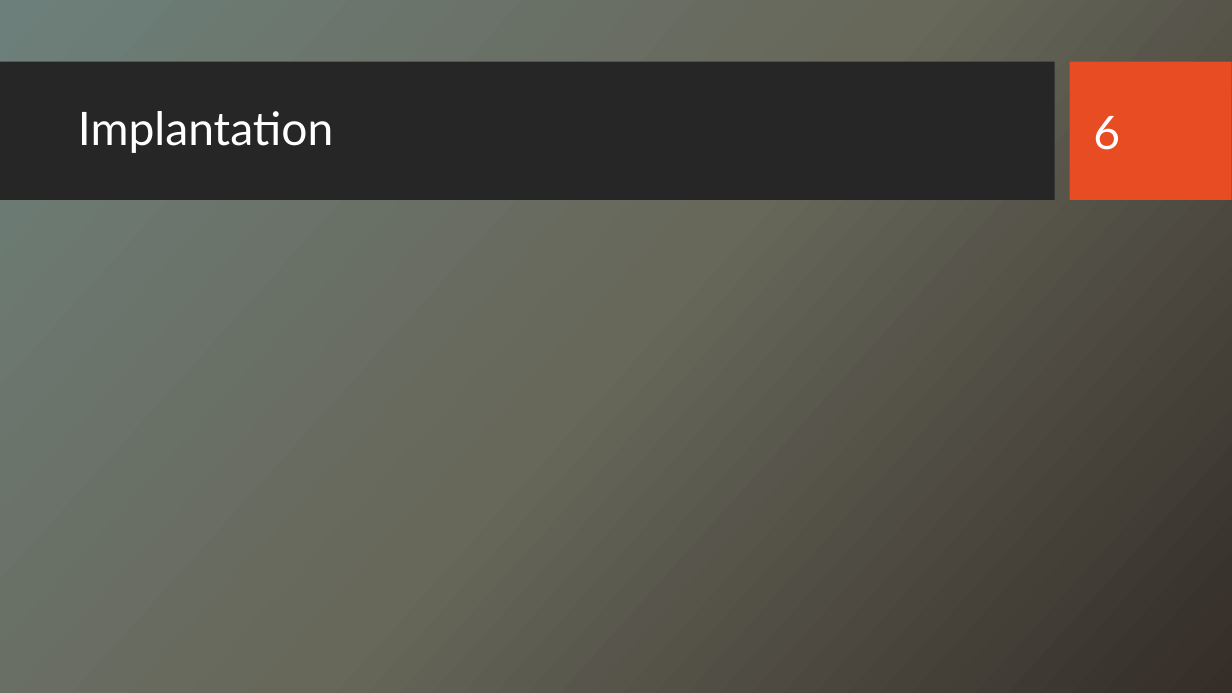
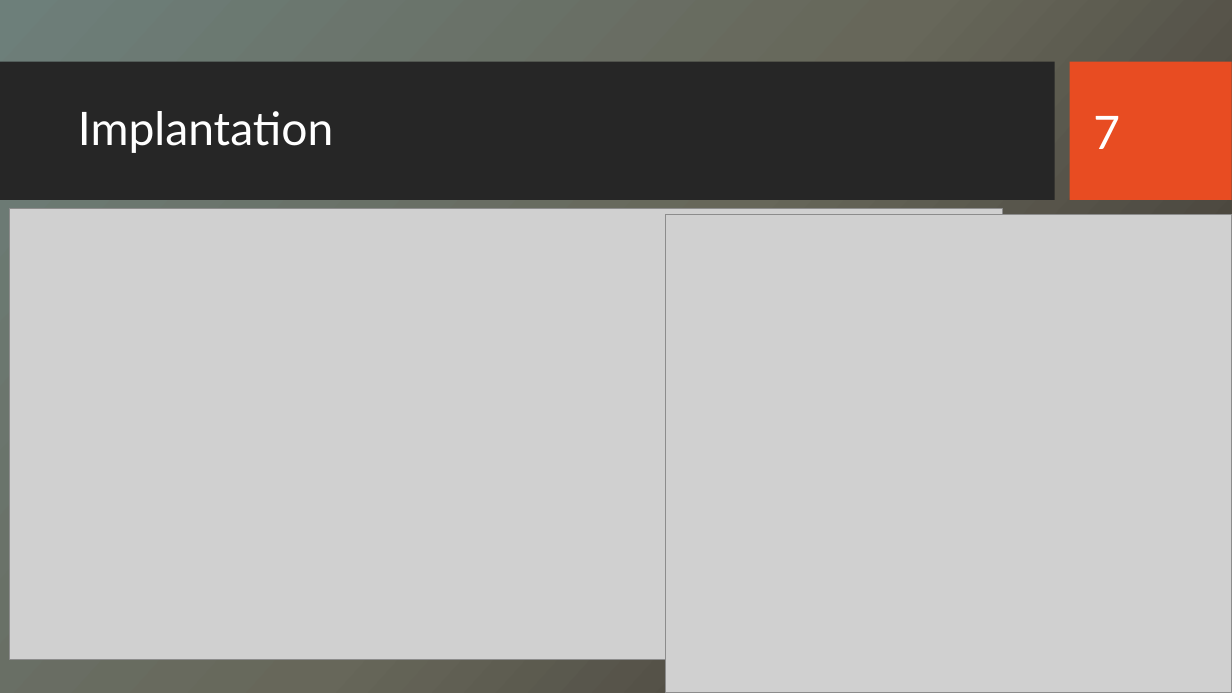
Before and after one commit to kazouke/Artificial-Bee-Colony, a slide deck: slide 7 of Intelligence Artificielle.pptx (slide 6 before the commit). Drawn at 1232x693 pixels with LibreOffice and Linux fonts; fonts in the diff are those of the drawing; grey boxes stand for pictures; background and template pictures are left out. Boxes give left, top, right and bottom in pixels: in the first picture for what was removed or moved away, otherwise in the second. Text is boxed around its words. In the diff, an @@ line names an element or a change of style, - is before the commit and + after.

```diff
--- a/Intelligence Artificielle.pptx
+++ b/Intelligence Artificielle.pptx
@@ page number at <box>1093,116,1120,149</box>: text changed @@
-6
+7
@@ picture added at <box>9,209,1003,660</box> @@
@@ picture added at <box>666,214,1232,693</box> @@
```
Also in this commit, not shown: 1 other slide changed, 2 slides added, 3 other files.
